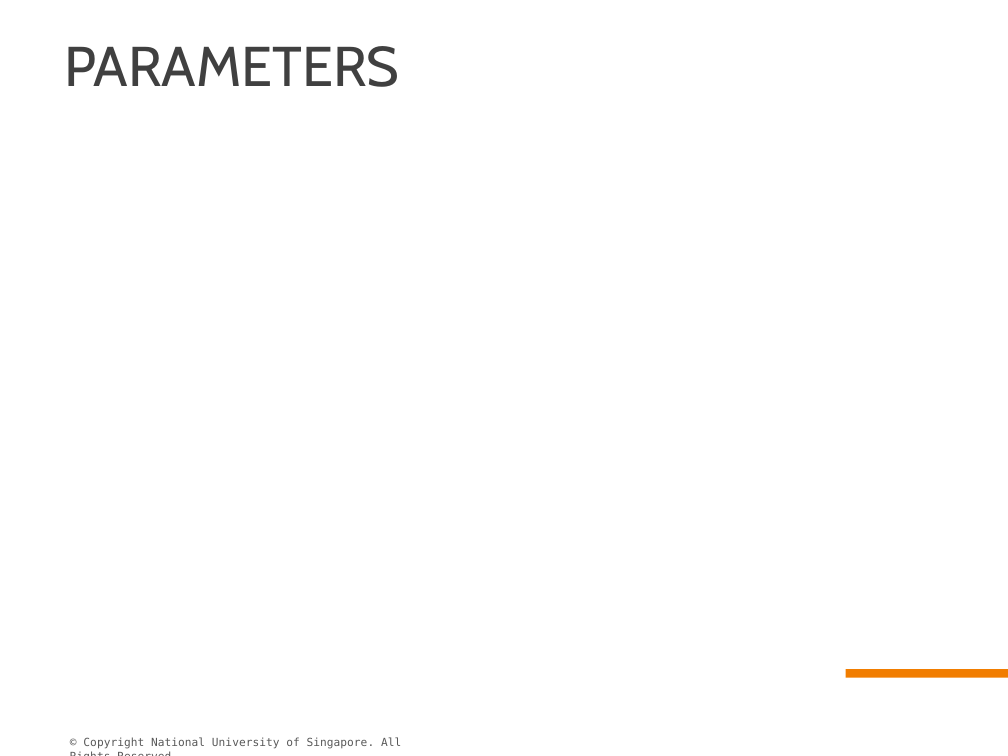
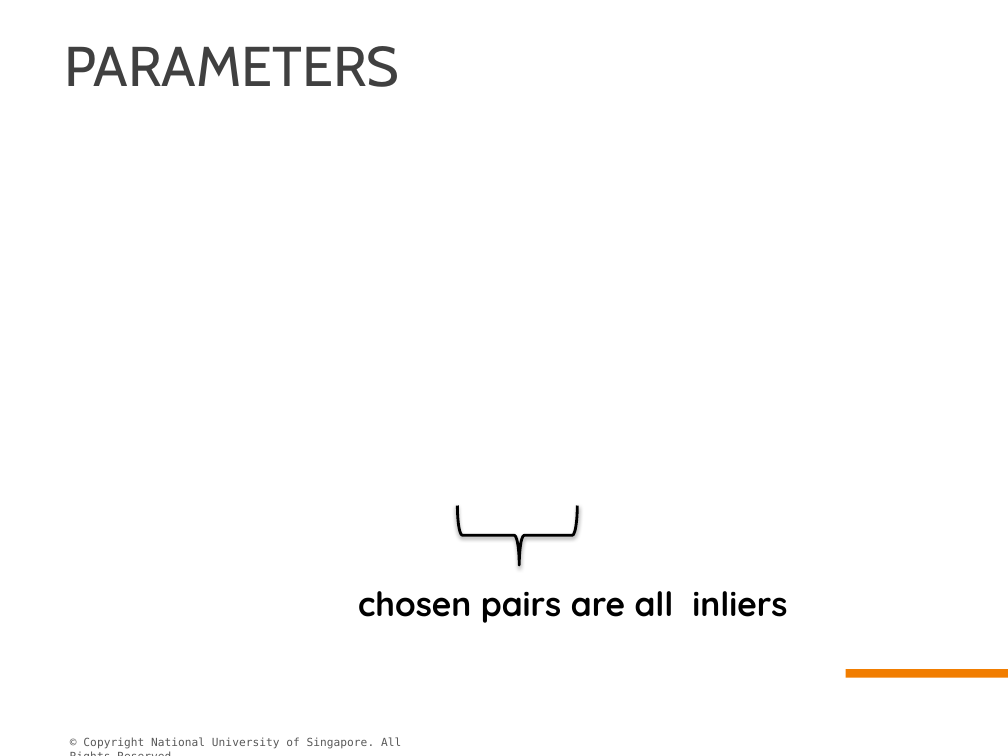
Before and after one commit to superchee/algorithmscpp, a slide deck: slide 21 of Presentation-caoqi.pptx. Drawn at 1008x756 pixels with LibreOffice and Linux fonts; fonts in the diff are those of the drawing; grey boxes stand for pictures; background and template pictures are left out. Boxes give left, top, right and bottom in pixels: in the first picture for what was removed or moved away, otherwise in the second. Text is boxed around its words. In the diff, an @@ line names an element or a change of style, - is before the commit and + after.

```diff
--- a/Presentation-caoqi.pptx
+++ b/Presentation-caoqi.pptx
@@ right brace added at [458, 506, 578, 565], outline #000000 2 pt @@
@@ text added at [358, 591, 787, 623], 24 pt, text #000000, bold @@
+chosen pairs are all inliers
```
Also in this commit, not shown: 3 other slides changed.
